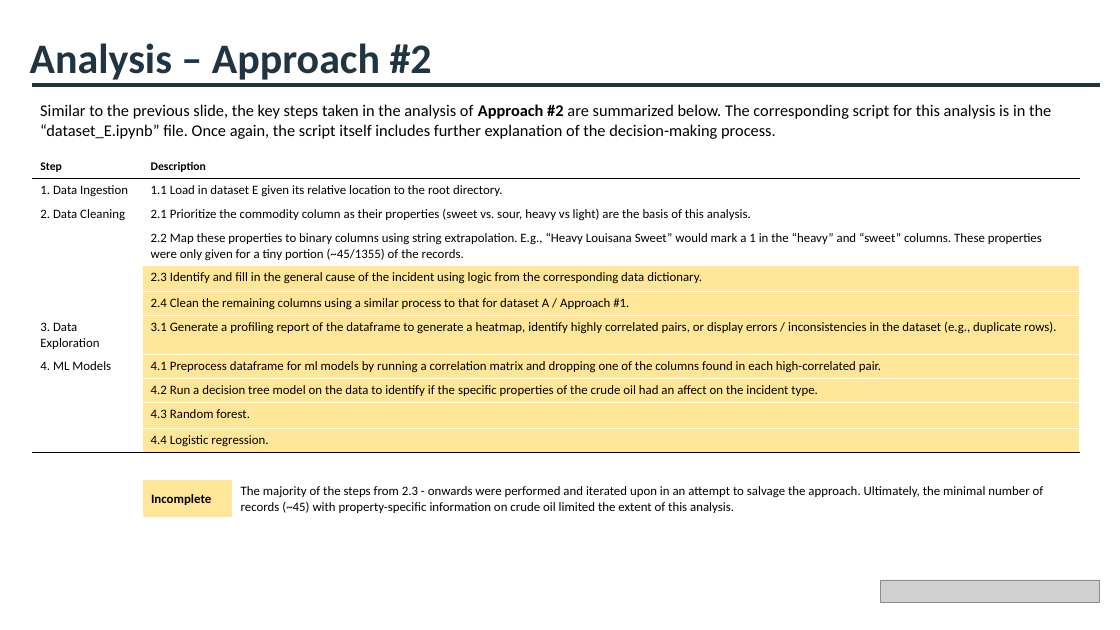
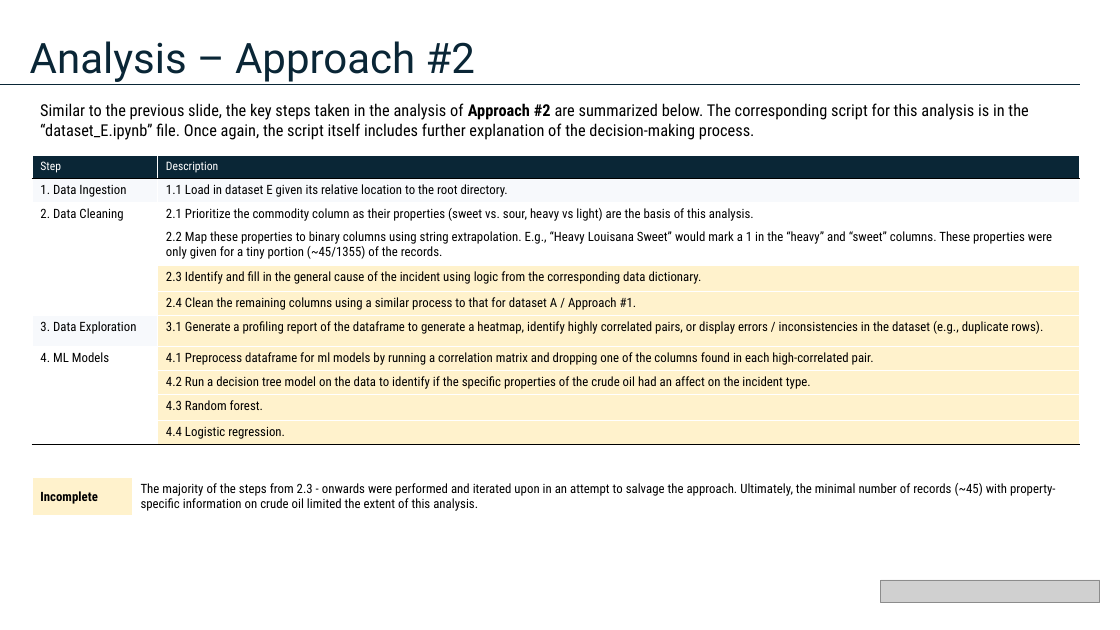
Before and after one commit to cameronmackinnon/crude_oil_accidents, a slide deck: slide 10 of presentations/Pipeline Accidents Presentation v0.pptx. Drawn at 1120x630 pixels with LibreOffice and Linux fonts; fonts in the diff are those of the drawing; grey boxes stand for pictures. Boxes give left, top, right and bottom in pixels: in the first picture for what was removed or moved away, otherwise in the second. Text is boxed around its words. In the diff, an @@ line names an element or a change of style, - is before the commit and + after.

```diff
--- a/presentations/Pipeline Accidents Presentation v0.pptx
+++ b/presentations/Pipeline Accidents Presentation v0.pptx
@@ text "Analysis – Approach #2" at bbox=[30, 41, 475, 82]: font Calibri to Roboto, text colour #213442 to #0A2636, bold off @@
@@ line moved from (32, 85) - (1100, 85) to (0, 85) - (1081, 85) @@
@@ line (0, 85) - (1081, 85): stroke #213442 3 pt to #0A2636 1 pt @@
@@ text "Similar to the previous slide, ..." at bbox=[40, 103, 1028, 140]: font Calibri to Roboto Condensed @@
@@ table at bbox=[32, 155, 1081, 444] @@
@@ fill none to #0A2636 in row 1 @@
@@ fill none to #F7F9FC in 3 cells @@
@@ fill #FFE699 to #FFF2CC in 7 cells @@
@@ font Calibri to Roboto Condensed @@
@@ text colour #000000 to #FFFFFF, bold off in "Step", "Description" @@
@@ borders changed @@
@@ table at bbox=[32, 477, 1080, 517] @@
@@ fill #FFE699 to #FFF2CC in row 1, column 1 @@
@@ font Calibri to Roboto Condensed @@
@@ table: place and size @@
-table at bbox=[143, 479, 1081, 518]
+table at bbox=[32, 477, 1080, 517]
```
Also in this commit, not shown: 16 other slides changed, 1 slide added, 6 slides removed, 2 other files.
